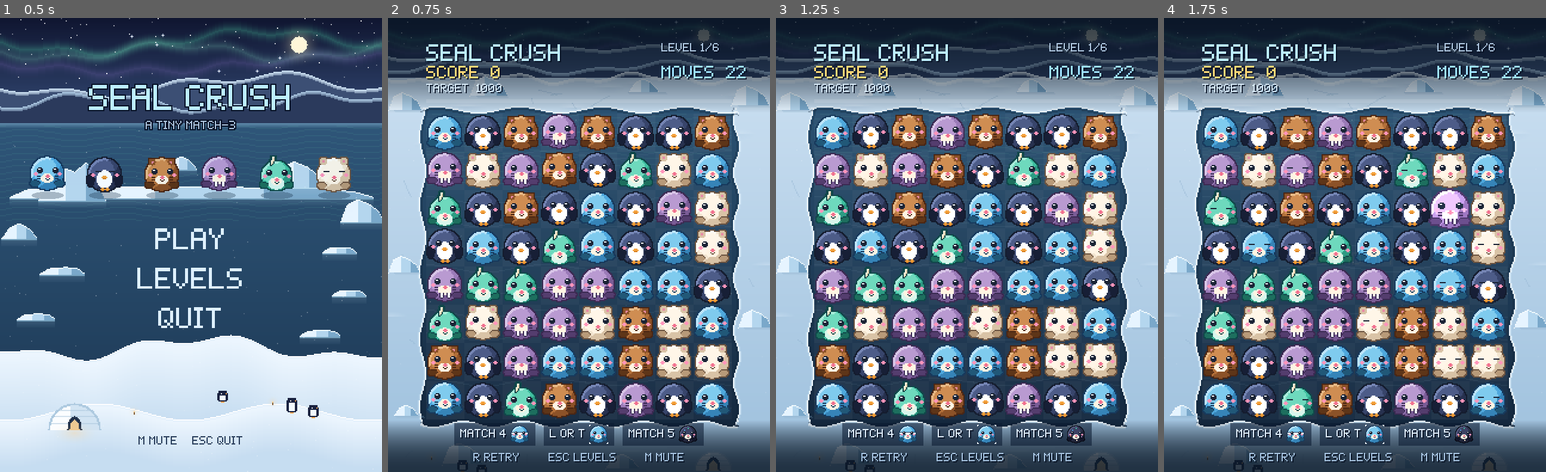
Above: before the commit, frames 1-4 (left to right).
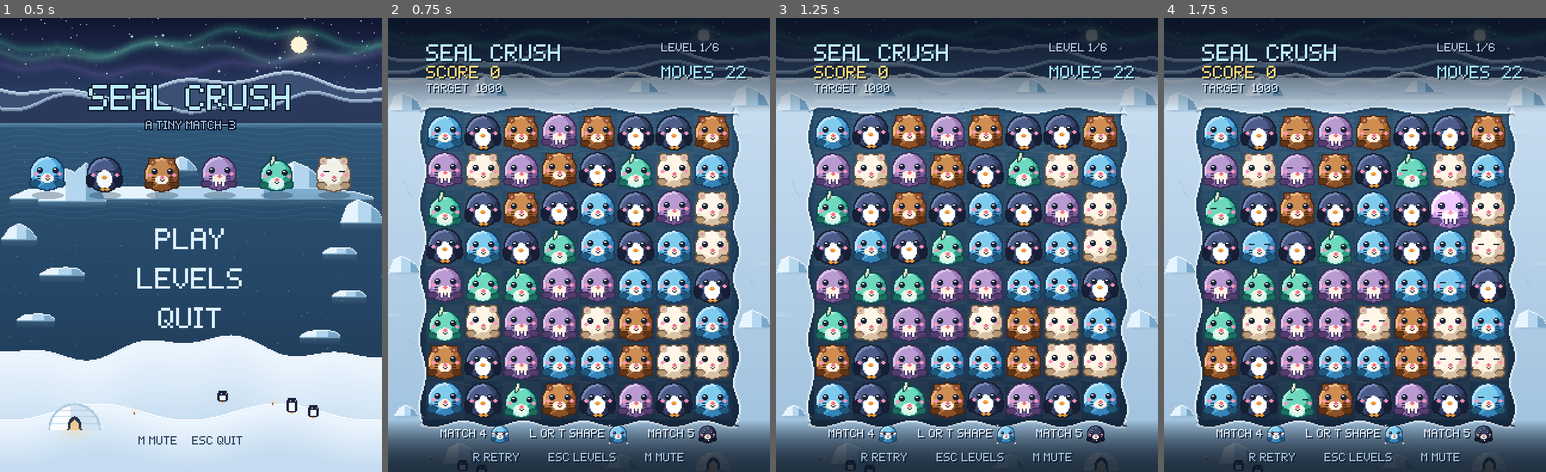
Above: after the commit, the same moments.

Repository: Kobishu-arch/seal-crush
Game: Godot game, scene res://main.tscn
The game is run twice, just before and just after one commit, with the same random seed, the same clock (stepped at 60 frames per second) and the same inputs. Sound files missing from this copy of the repository are replaced by a short silence.
Inputs (mouse positions are in pixels of both pictures, inside the frame that each line leads up to):
- Up to frame 1 (0.5 s): no input
- Up to frame 2 (0.75 s): click "PLAY" at 0.5 s
- Up to frame 3 (1.25 s): no input
- Up to frame 4 (1.75 s): tap Enter at 1.25 s; move the mouse to (1439, 222) at 1.27 s; tap M at 1.35 s; click (1439, 222) at 1.42 s; tap Space at 1.52 s

Frame 1 is identical in both runs. In frame 2, 3.0% of the frame differs, in the area x 13-87%, y 89-95%; in frame 3, 3.0%; in frame 4, 3.0%.

Commit message:
Drop the contrast boxes and spell out the L/T label
The legend chips and the level-select row cards both existed only to give text
contrast over pale parts of the scene. Removed:

- the legend sits on the bottom vignette, which already supplies it
- the select screen now uses bg_play.png, whose dark pool gives the list
  uniform contrast and frames it with the ice edge, so no cards are needed

"L OR T" is now "L OR T SHAPE". The wrapped piece is the only special defined
by the shape of the match rather than its length -- a horizontal and a vertical
run sharing a piece -- and two words did not convey that.

Co-Authored-By: Claude Opus 5 <noreply@anthropic.com>

Diff:
--- a/scripts/board.gd
+++ b/scripts/board.gd
@@ -564,15 +564,6 @@
 	for i in LEVELS.size():
 		var y := 170.0 + i * 76.0
 
-		# a card behind each row: the scene is busy and pale in places, and the
-		# row text was unreadable where it crossed the ice shelf and snow bank
-		var card := ColorRect.new()
-		card.position = Vector2(84, y - 5)
-		card.size = Vector2(486, 62)
-		card.color = Color(0.04, 0.10, 0.19, 0.66)
-		card.mouse_filter = Control.MOUSE_FILTER_IGNORE
-		select_layer.add_child(card)
-
 		var b := _button("LEVEL %d" % (i + 1), Vector2(92, y), Vector2(148, 52), 21)
 		b.pressed.connect(_start_level.bind(i))
 		select_layer.add_child(b)
@@ -590,13 +581,6 @@
 			select_layer.add_child(tr)
 			row.append(tr)
 		select_stars.append(row)
-
-	var back_card := ColorRect.new()
-	back_card.position = Vector2(246, 606)
-	back_card.size = Vector2(148, 54)
-	back_card.color = Color(0.04, 0.10, 0.19, 0.66)
-	back_card.mouse_filter = Control.MOUSE_FILTER_IGNORE
-	select_layer.add_child(back_card)
 
 	var back := _button("BACK", Vector2(250, 610), Vector2(140, 46), 21)
 	back.pressed.connect(func(): _goto(ST_MENU))
@@ -646,7 +630,7 @@
 	board_layer.visible = s == ST_PLAY
 	jelly_layer.visible = s == ST_PLAY
 	bg_front.visible = s == ST_PLAY
-	bg_back.texture = bg_play_tex if s == ST_PLAY else bg_menu_tex
+	bg_back.texture = bg_menu_tex if s == ST_MENU else bg_play_tex
 	hud_layer.visible = s == ST_PLAY
 	if s != ST_PLAY:
 		_hide_result()
@@ -666,18 +650,17 @@
 
 
 func _build_legend() -> void:
-	# Icon + label pairs on chips rather than one run-on line: grouped by
-	# meaning, and the chips match the level-select cards. Icons stay at 1x -
-	# any fractional scale breaks the pixel grid.
+	# Icon + label pairs rather than one run-on line, grouped by meaning, with
+	# the key bindings on their own row beneath. Icons stay at 1x - any
+	# fractional scale breaks the pixel grid.
 	var entries := [
 		["MATCH 4", sp_tex, 0],     # striped
-		["L OR T", sp_tex, 8],      # wrapped
+		["L OR T SHAPE", sp_tex, 8],   # wrapped
 		["MATCH 5", bomb_tex, 0],   # colour bomb
 	]
 	var icon := 32.0
 	var inner := 6.0        # label to icon
-	var chip_pad := 10.0
-	var gap := 14.0
+	var gap := 34.0         # between groups, now that there are no chips
 	var widths: Array = []
 	var total := -gap
 	for e in entries:
@@ -685,21 +668,13 @@
 		if ui_font != null:
 			w = ui_font.get_string_size(e[0], HORIZONTAL_ALIGNMENT_LEFT, -1, 14).x
 		widths.append(w)
-		total += w + inner + icon + chip_pad * 2.0 + gap
+		total += w + inner + icon + gap
 	var x: float = (640.0 - total) * 0.5
 	for i in entries.size():
-		var cw: float = widths[i] + inner + icon + chip_pad * 2.0
-		var chip := ColorRect.new()
-		chip.position = Vector2(x, 678)
-		chip.size = Vector2(cw, 38)
-		chip.color = Color(0.04, 0.10, 0.19, 0.58)
-		chip.mouse_filter = Control.MOUSE_FILTER_IGNORE
-		chip.z_index = 6
-		hud_layer.add_child(chip)
-
+		var cw: float = widths[i] + inner + icon
 		var lab := Label.new()
 		lab.text = entries[i][0]
-		lab.position = Vector2(x + chip_pad, 688)
+		lab.position = Vector2(x, 688)
 		_font(lab, 14, Color(0.90, 0.95, 1.0, 0.96))
 		lab.mouse_filter = Control.MOUSE_FILTER_IGNORE
 		lab.z_index = 7
@@ -710,7 +685,7 @@
 		at.region = Rect2(entries[i][2] * 32, 0, 32, 32)
 		var ic := TextureRect.new()
 		ic.texture = at
-		ic.position = Vector2(x + chip_pad + widths[i] + inner, 681)
+		ic.position = Vector2(x + widths[i] + inner, 681)
 		ic.texture_filter = CanvasItem.TEXTURE_FILTER_NEAREST
 		ic.mouse_filter = Control.MOUSE_FILTER_IGNORE
 		ic.z_index = 7
Not shown, changed: README.md
